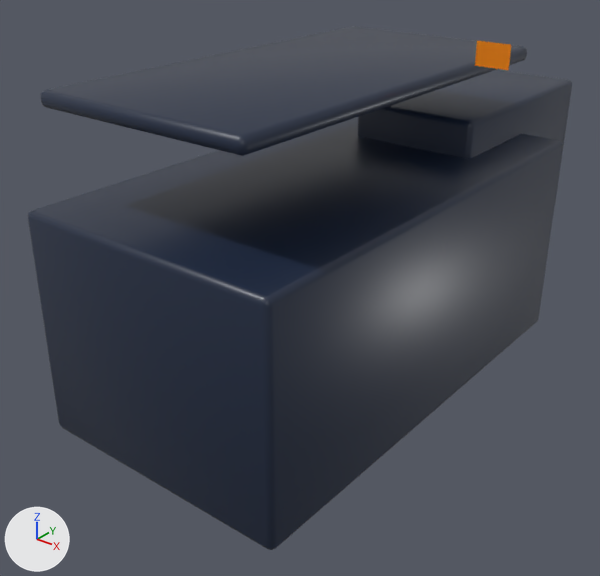
The glTF model unity/Assets/Art/EarlyGame/garage-kit/garage-server-closet.glb: old version first, new version second.
Camera for both pictures: a 50 mm lens placed at (0.933, -0.752, 0.727), pointed at (-0.041, 0.465, -0.028). The axes (+X, +Y, +Z) are drawn at lower left. The lights are the same throughout. The first picture is the older version. Vertices at exactly the same position are counted once.

The first picture shows 'Shell'.
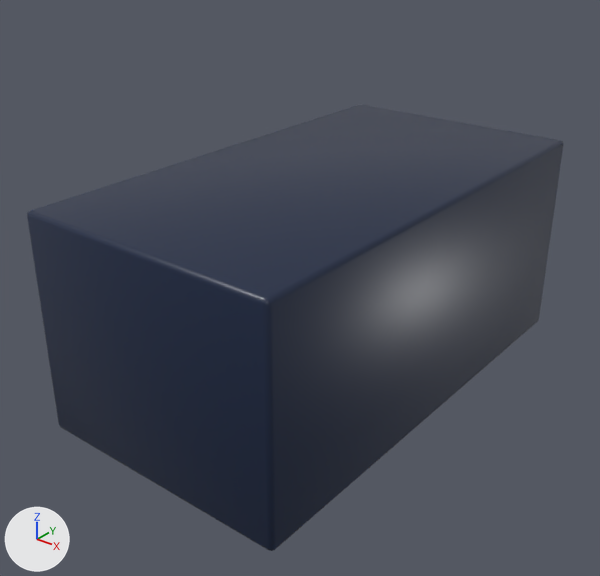
Location of each change, (x1, y1, x2, y2) in pixels of the pictures (600 x 576 px; the box of a moved part takes in the faces that stretch with it):
'Shell', reshaped (15% shorter): before (28, 26, 572, 550); after (27, 104, 563, 551)
part 1 of me_cube, moved or reshaped: before (28, 117, 563, 550); after (27, 104, 563, 551)
part 2 of me_cube, deleted: before (358, 70, 572, 203)
part 3 of me_cube, deleted: before (40, 26, 527, 156)
part 4 of me_cube, deleted (orange): before (475, 41, 511, 70)

The change in detail:
me_cube is used by ob_shell; location (0.0, -0.5, 0.0).
me_cube had 172 vertices, 326 faces and spanned x -0.275..0.35, y 0.5..1.76, z -0.225..0.5.
me_cube now has 56 vertices, 108 faces and spans x -0.275..0.275, y 0.5..1.5, z -0.225..0.225.
me_cube part 1: the loose piece of 56 vertices spanning x -0.275..0.275, y 0.5..1.5, z -0.225..0.225 is multiplied about its middle by the matrix ((1.004, 0.0, 0.0), (0.0, 1.002, 0.0), (0.0, 0.0, 1.005)).
me_cube part 2: the loose piece of 56 vertices spanning x -0.103..0.178, y 1.24..1.76, z -0.026..0.301 is deleted.
me_cube part 3: the loose piece of 56 vertices spanning x -0.22..0.22, y 0.52..1.38, z 0.405..0.435 is deleted.
me_cube part 4: the loose piece of 4 vertices spanning x 0.29..0.35, y 1.01, z 0.46..0.5 is deleted.
